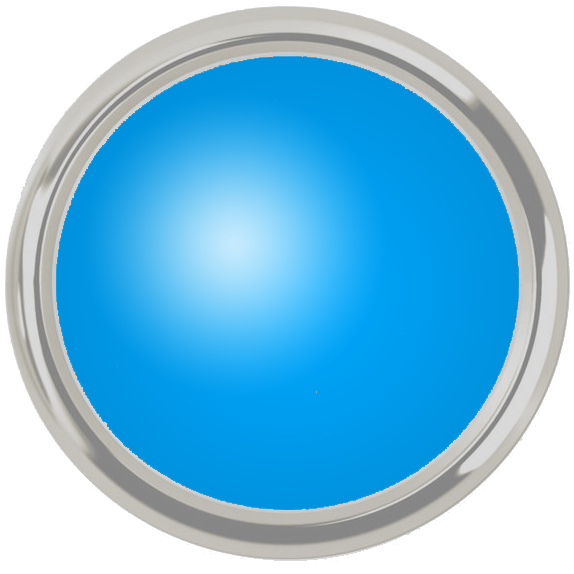
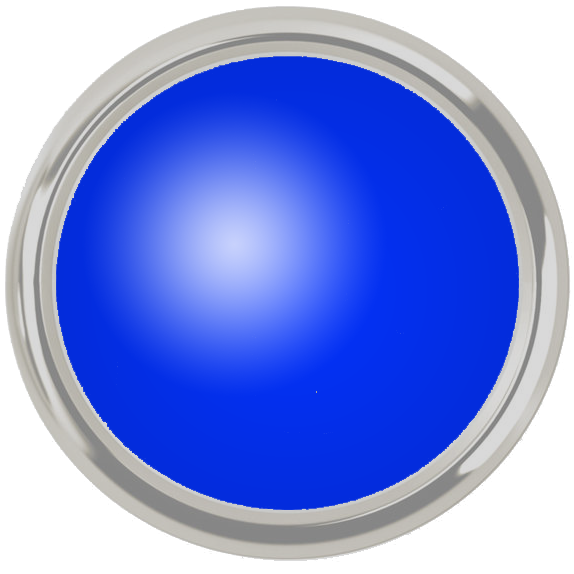
Two versions of the same layered image (574×574). Layer-by-layer changes:
painted on "Blue" over [56, 56, 519, 510]
